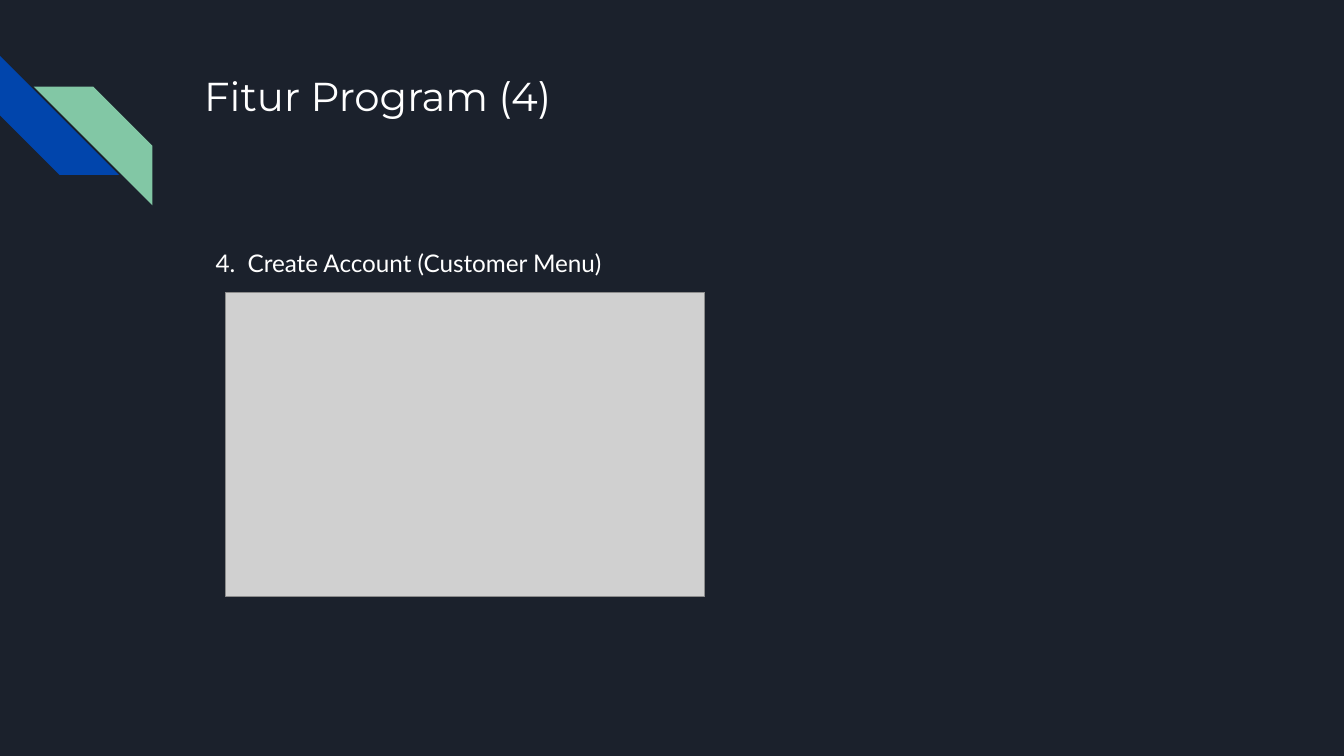
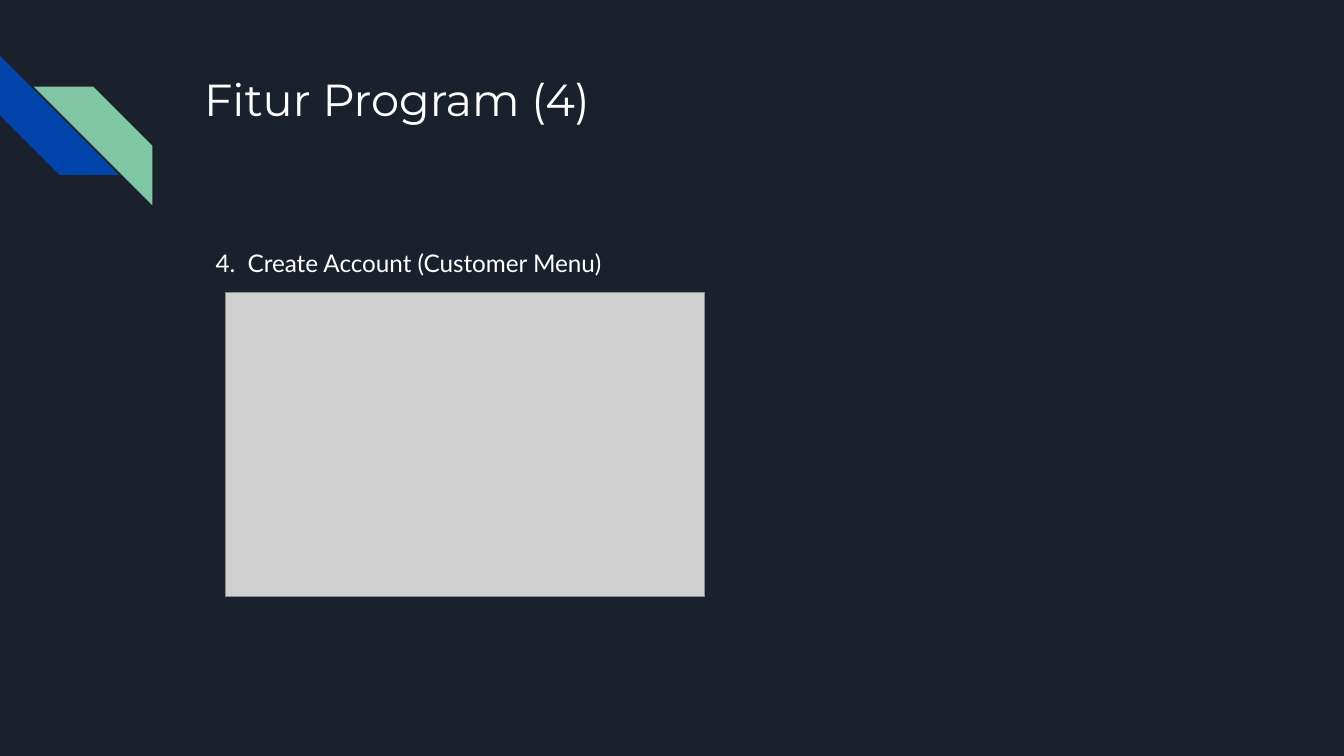
Before and after one commit to kevin207/PBO-tubes, a slide deck: slide 5 of TUBES PBO KELOMPOK MANAJER .pptx. Drawn at 1344x756 pixels with LibreOffice and Linux fonts; fonts in the diff are those of the drawing; grey boxes stand for pictures. Boxes give left, top, right and bottom in pixels: in the first picture for what was removed or moved away, otherwise in the second. Text is boxed around its words. In the diff, an @@ line names an element or a change of style, - is before the commit and + after.

```diff
--- a/TUBES PBO KELOMPOK MANAJER .pptx
+++ b/TUBES PBO KELOMPOK MANAJER .pptx
@@ title "Fitur Program (4)" at [204, 82, 589, 125]: size 21.6 to 24 pt @@
```
Also in this commit, not shown: 11 other slides changed.
